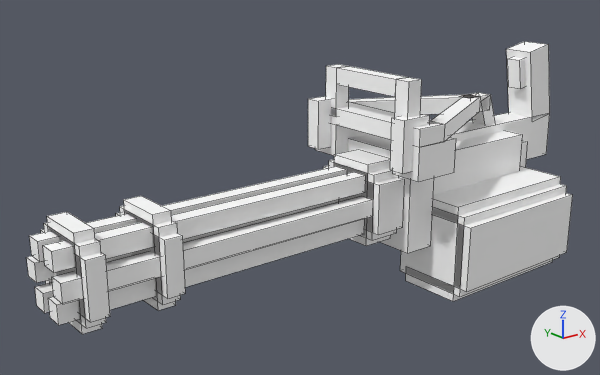
What one commit did to the OBJ model crafting-dead-core/src/main/resources/assets/craftingdead/models/gun/minigun.obj.
Both versions are drawn from a 50 mm lens placed at (-2.81, -2.16, 2.28), pointed at (-0.99, 0.11, 1.37). The lights are fixed; the arrows at lower right show +X, +Y and +Z. Mesh edges are drawn as thin lines. Where no turn or scale is listed for an object, it has been applied to the vertices.
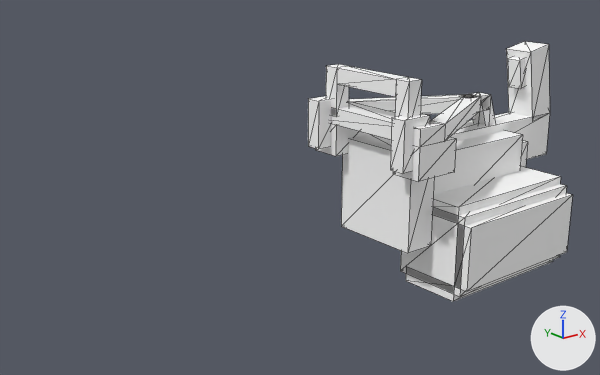
The newer file is also turned or shifted as a whole; pictures and numbers use the older file's frame.

Pixel boxes [x1, y1, x2, y2] of what changed, in the pictures (600 x 375 px):
'Shape16', deleted: before [52, 196, 373, 304]
'Shape15', deleted: before [43, 172, 366, 272]
'Shape18', deleted: before [48, 219, 365, 325]
'Shape14', deleted: before [30, 166, 347, 262]
'Shape30', deleted: before [41, 229, 110, 322]
'Shape12', deleted: before [323, 166, 405, 235]
'Shape34', deleted: before [116, 212, 185, 299]
'Shape13', deleted: before [334, 149, 391, 246]
'Shape33', deleted: before [124, 196, 176, 311]
'Shape31', deleted: before [47, 212, 102, 334]
'Shape17', deleted: before [27, 199, 339, 283]
'Shape29', deleted: before [44, 222, 106, 328]
'Shape11', deleted: before [329, 160, 399, 240]
'Shape32', deleted: before [120, 206, 181, 305]
'Shape19', deleted: before [35, 282, 54, 313]
part 1 of me_shape21, built on: [315, 123, 369, 156] in both
part 2 of me_shape22, built on: [331, 102, 445, 147] in both
part 3 of me_shape26, built on: [463, 92, 491, 112] in both
part 4 of me_shape27, built on: [390, 114, 430, 174] in both
part 5 of me_shape28, built on: [308, 96, 331, 149] in both
part 6 of me_shape37, built on: [326, 64, 349, 117] in both
part 7 of me_shape38, built on: [337, 66, 407, 97] in both
part 8 of me_shape8, built on: [406, 260, 553, 301] in both
'Shape2', unchanged, uncovered by the edit: before [348, 134, 434, 253]; after [341, 134, 434, 253]

Edits to the bpy script that builds the scene:
```text
Change me_shape21:
    remove me_shape21.from_pydata(...)  # 8 vertices, 6 faces; spans x -0.75..-0.562, y 0.188..0.313, z 1.431..1.556
    add me_shape21.from_pydata(...)  # 8 vertices, 12 faces; spans x -0.75..-0.562, y 0.188..0.313, z 1.431..1.556
    me_shape21 part 1
    6 faces are deleted
    12 new faces join them
Change me_shape22:
    remove me_shape22.from_pydata(...)  # 8 vertices, 6 faces; spans x -0.75..-0.625, y -0.25..0.313, z 1.556..1.619
    add me_shape22.from_pydata(...)  # 8 vertices, 12 faces; spans x -0.75..-0.625, y -0.25..0.313, z 1.556..1.619
    me_shape22 part 2
    6 faces are deleted
    12 new faces join them
Change me_shape26:
    remove me_shape26.from_pydata(...)  # 8 vertices, 6 faces; spans x -0.1937..-0.0688, y 0.0..0.0625, z 1.5562..1.6187
    add me_shape26.from_pydata(...)  # 8 vertices, 12 faces; spans x -0.1937..-0.0688, y 0.0..0.0625, z 1.5562..1.6187
    me_shape26 part 3
    6 faces are deleted
    12 new faces join them
Change me_shape27:
    remove me_shape27.from_pydata(...)  # 8 vertices, 6 faces; spans x -0.796..-0.671, y -0.219..-0.156, z 1.462..1.65
    add me_shape27.from_pydata(...)  # 8 vertices, 12 faces; spans x -0.796..-0.671, y -0.219..-0.156, z 1.462..1.65
    me_shape27 part 4
    6 faces are deleted
    12 new faces join them
Change me_shape28:
    remove me_shape28.from_pydata(...)  # 8 vertices, 6 faces; spans x -0.812..-0.688, y 0.219..0.281, z 1.462..1.65
    add me_shape28.from_pydata(...)  # 8 vertices, 12 faces; spans x -0.812..-0.688, y 0.219..0.281, z 1.462..1.65
    me_shape28 part 5
    6 faces are deleted
    12 new faces join them
Change me_shape37:
    remove me_shape37.from_pydata(...)  # 8 vertices, 6 faces; spans x -0.75..-0.688, y 0.188..0.25, z 1.587..1.775
    add me_shape37.from_pydata(...)  # 8 vertices, 12 faces; spans x -0.75..-0.688, y 0.188..0.25, z 1.587..1.775
    me_shape37 part 6
    6 faces are deleted
    12 new faces join them
Change me_shape38:
    remove me_shape38.from_pydata(...)  # 8 vertices, 6 faces; spans x -0.75..-0.688, y -0.125..0.188, z 1.712..1.775
    add me_shape38.from_pydata(...)  # 8 vertices, 12 faces; spans x -0.75..-0.688, y -0.125..0.188, z 1.712..1.775
    me_shape38 part 7
    6 faces are deleted
    12 new faces join them
Change me_shape8:
    remove me_shape8.from_pydata(...)  # 8 vertices, 6 faces; spans x -0.562..0.062, y -0.281..-0.031, z 0.931..0.994
    add me_shape8.from_pydata(...)  # 8 vertices, 12 faces; spans x -0.562..0.062, y -0.281..-0.031, z 0.931..0.994
    me_shape8 part 8
    6 faces are deleted
    12 new faces join them
Remove ob_shape11:
    ob_shape11 = bpy.data.objects.new('Shape11', me_shape11)
Remove ob_shape12:
    ob_shape12 = bpy.data.objects.new('Shape12', me_shape12)
Remove ob_shape13:
    ob_shape13 = bpy.data.objects.new('Shape13', me_shape13)
Remove ob_shape14:
    ob_shape14 = bpy.data.objects.new('Shape14', me_shape14)
Remove ob_shape15:
    ob_shape15 = bpy.data.objects.new('Shape15', me_shape15)
Remove ob_shape16:
    ob_shape16 = bpy.data.objects.new('Shape16', me_shape16)
Remove ob_shape17:
    ob_shape17 = bpy.data.objects.new('Shape17', me_shape17)
Remove ob_shape18:
    ob_shape18 = bpy.data.objects.new('Shape18', me_shape18)
Remove ob_shape19:
    ob_shape19 = bpy.data.objects.new('Shape19', me_shape19)
Remove ob_shape29:
    ob_shape29 = bpy.data.objects.new('Shape29', me_shape29)
Remove ob_shape30:
    ob_shape30 = bpy.data.objects.new('Shape30', me_shape30)
Remove ob_shape31:
    ob_shape31 = bpy.data.objects.new('Shape31', me_shape31)
Remove ob_shape32:
    ob_shape32 = bpy.data.objects.new('Shape32', me_shape32)
Remove ob_shape33:
    ob_shape33 = bpy.data.objects.new('Shape33', me_shape33)
Remove ob_shape34:
    ob_shape34 = bpy.data.objects.new('Shape34', me_shape34)
```
